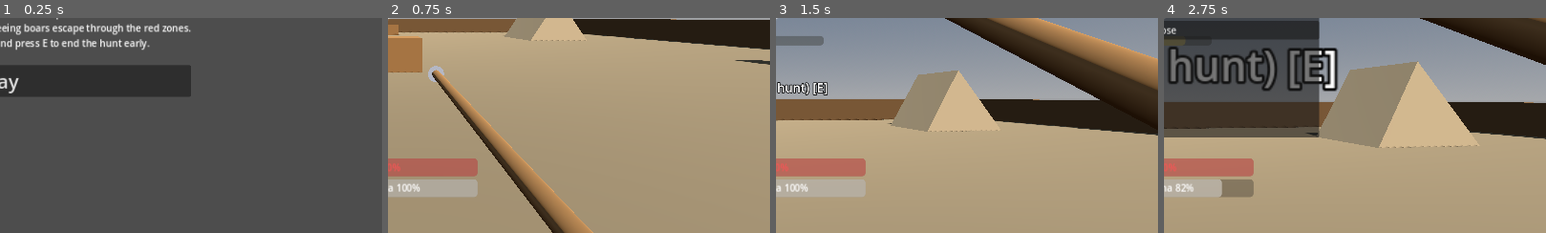
Above: before the commit, frames 1-4 (left to right).
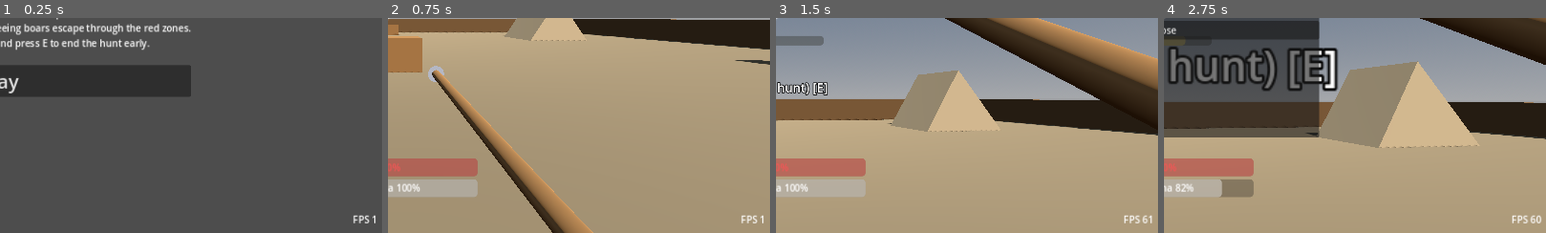
Above: after the commit, the same moments.

Repository: bageus/where-boar
Game: Godot game, scene res://game/bootstrap/app/main.tscn
The game is run twice, just before and just after one commit, with the same random seed, the same clock (stepped at 60 frames per second) and the same inputs.
Inputs (mouse positions are % of the whole screen's width and height, from its top left):
- Up to frame 1 (0.25 s): no input
- Up to frame 2 (0.75 s): click "Play" at 0.5 s
- Up to frame 3 (1.5 s): tap E (interact) at 1.25 s; move the mouse to (55, 50) at 1.27 s; hold W (move_forward) from 1.28 s (still down); hold Right mouse button (aim) from 1.28 s (still down)
- Up to frame 4 (2.75 s): keep holding W (move_forward); tap Space (jump) at 1.52, 2.27 s; tap E (interact) at 2 s; move the mouse to (45, 50) at 2.02 s; release Right mouse button (aim) at 2.03 s; click (45, 50) at 2.1 s
The pictures show only the part of the screen within x 50-100%, y 50-100%; the shares and areas given below are measured in that part.

The runs differ from the first frame. In frame 1, 0.1% of the frame differs, in the area x 92-99%, y 91-96%; in frame 2, 0.1%; in frame 3, 0.2%; in frame 4, 0.2%, in the area x 91-99%, y 91-96%.

Commit message:
Jolt Physics for the height-map terrain; FPS counter in the corner
Godot Physics spent about 31 ms per frame on 47 boars over the HeightMapShape3D;
Jolt takes about 9 ms, close to the flat map's 8 ms.

Co-Authored-By: Claude Opus 5.5 <noreply@anthropic.com>
Claude-Session: https://claude.ai/code/session_017Jb3ZhdzgeeUVWFsgA9qfQ

Diff:
--- a/game/bootstrap/app/main.gd
+++ b/game/bootstrap/app/main.gd
@@ -40,6 +40,11 @@
 	_pause.quit_requested.connect(_quit_to_title)
 	_pause.settings_changed.connect(_on_settings_changed)
 	show_start()
+
+
+## Frame rate in the top-right corner (owner, 2026-10-28).
+func _process(_delta: float) -> void:
+	$FpsLayer/Fps.text = "FPS %d" % Engine.get_frames_per_second()
 
 
 func _unhandled_input(event: InputEvent) -> void:
--- a/game/bootstrap/app/main.tscn
+++ b/game/bootstrap/app/main.tscn
@@ -4,3 +4,20 @@
 
 [node name="Main" type="Node"]
 script = ExtResource("1_main")
+
+[node name="FpsLayer" type="CanvasLayer" parent="."]
+layer = 100
+
+[node name="Fps" type="Label" parent="FpsLayer"]
+anchors_preset = 3
+anchor_left = 1.0
+anchor_top = 1.0
+anchor_right = 1.0
+anchor_bottom = 1.0
+offset_left = -110.0
+offset_top = -34.0
+offset_right = -8.0
+offset_bottom = -8.0
+grow_horizontal = 0
+grow_vertical = 0
+horizontal_alignment = 2
--- a/project.godot
+++ b/project.godot
@@ -119,3 +119,7 @@
 
 3d_physics/layer_5="cover"
 3d_physics/layer_6="boar_hitbox"
+
+[physics]
+
+3d/physics_engine="Jolt Physics"
Not shown, changed: PROJECT_STATE.md
